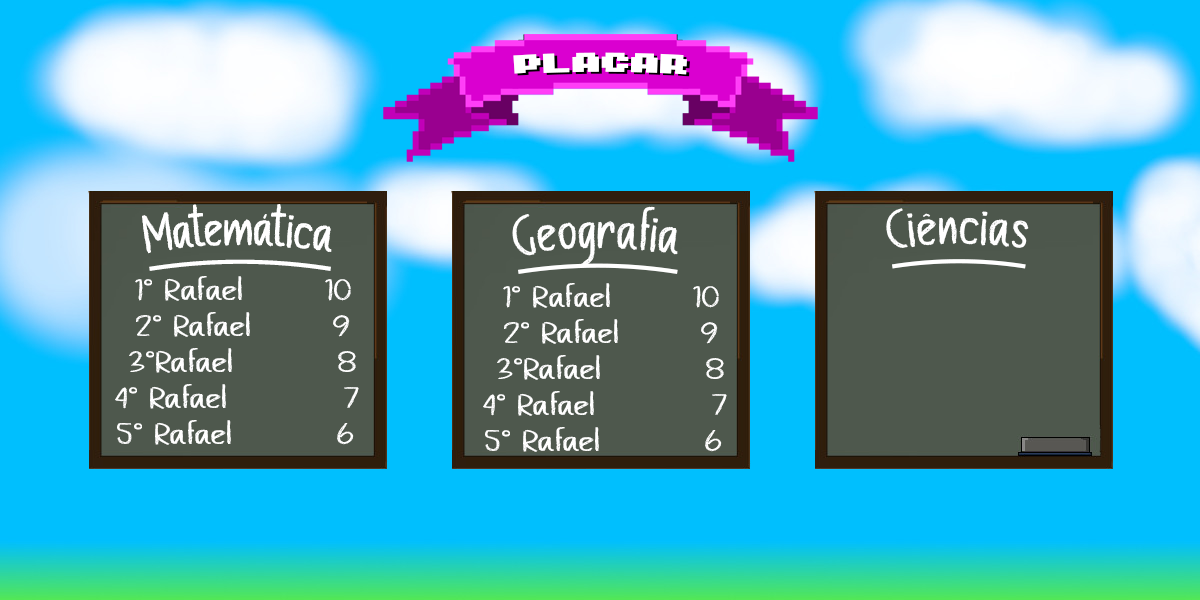
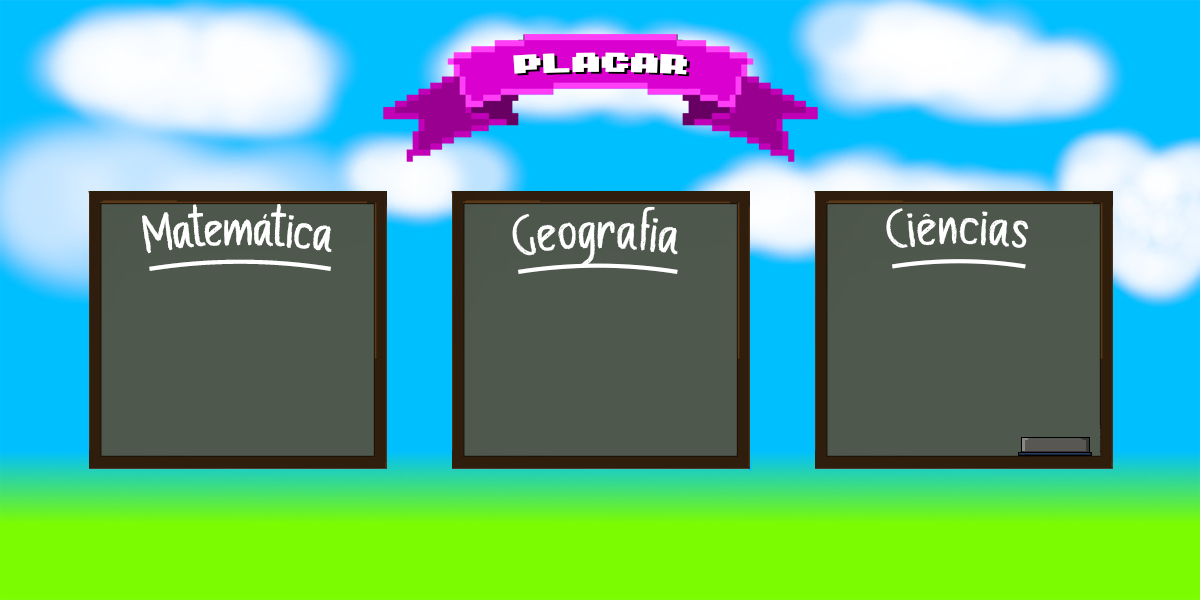
Layered file, before and after one edit (1200×600). Changes by layer:
hid "1º Rafael 10 2º Rafael 9 3ºRafael 8 4º Rafa copy" over [left=483, top=283, right=727, bottom=452]
hid "1º Rafael 10 2º Rafael 9 3ºRafael 8 4º Rafa" over [left=115, top=276, right=359, bottom=445]
painted on "Layer 1" over [left=0, top=0, right=1200, bottom=600]
